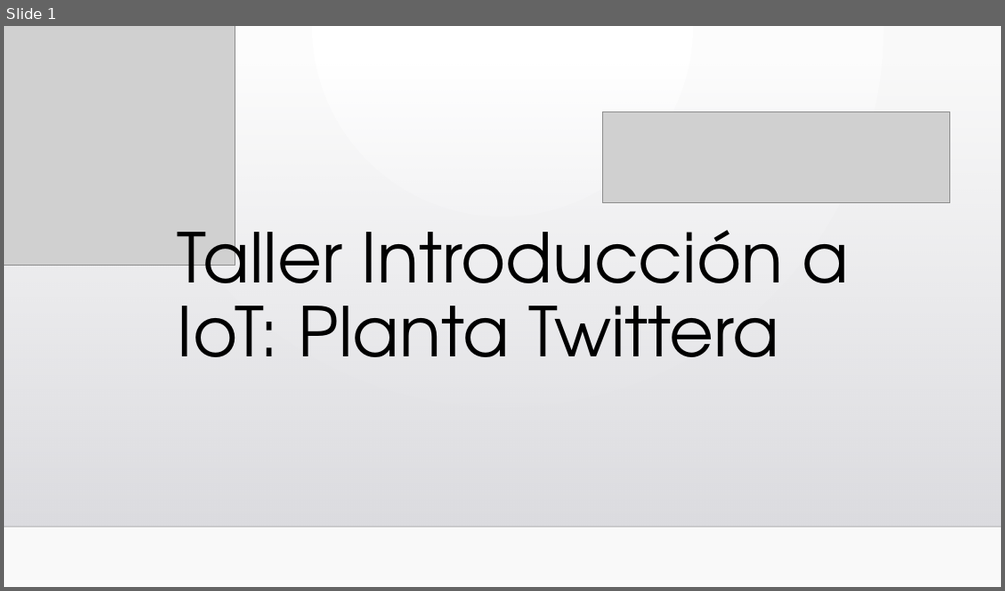
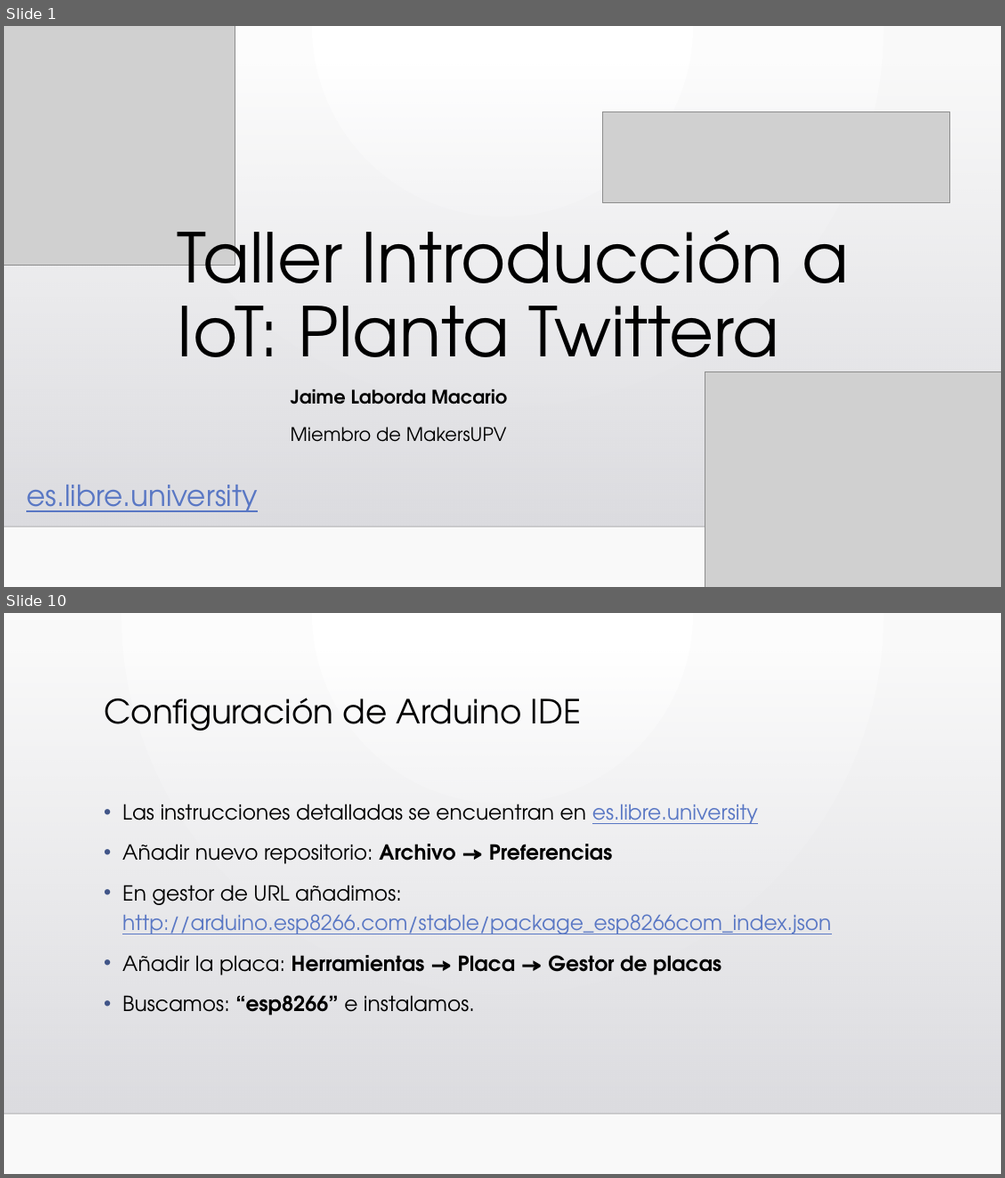
Before and after one commit to jaimelaborda/Planta-Twittera, a slide deck: Taller Introducción a IoT.pptx. Shown one above the other, each under a label of ours: slide 1 before the commit, slides 1 and 10 after it; the slides between them are not shown. The pictures are 1005x591 and 1005x1178 pixels, drawn with LibreOffice and Linux fonts; fonts in the diff are those of the drawing; grey boxes stand for pictures; background and template pictures are left out. Boxes give left, top, right and bottom in pixels: in the first picture for what was removed or moved away, otherwise in the second. Text is boxed around its words. In the diff, an @@ line names an element or a change of style, - is before the commit and + after.

```diff
--- a/Taller Introducción a IoT.pptx
+++ b/Taller Introducción a IoT.pptx
@@ slide 10 added at box(4, 613, 1001, 1174), background gradient #FFFFFF to #FAFAFA; not listed: 2 template elements that a slide beside it also shows @@
@@ title added at box(104, 698, 581, 730), 32 pt, text #000000 @@
+Configuración de Arduino IDE
@@ text added at box(122, 803, 831, 1015), 20 pt, text #000000 @@
+• Las instrucciones detalladas se encuentran en es.libre.university
+• Añadir nuevo repositorio: Archivo → Preferencias
+• En gestor de URL añadimos: http://arduino.esp8266.com/stable/package_esp8266com_index.json
+• Añadir la placa: Herramientas → Placa → Gestor de placas
+• Buscamos: “esp8266” e instalamos.
@@ slide 1 changed as well @@
@@ picture added at box(704, 371, 1001, 587) @@
@@ subtitle added at box(291, 389, 507, 442), 18 pt, text #000000, bold @@
+Jaime Laborda Macario
+Miembro de MakersUPV
@@ text added at box(26, 484, 258, 512), 28 pt, text #5977C4, underline @@
+es.libre.university
```
Also in this commit, not shown: 25 other slides added, 1 slide removed, 16 other files.
